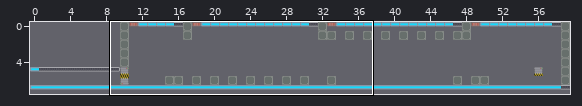
Tiled map, stored at maps/tieldmaps/world3/solo/metalman/09.tmx. The first picture is a wide view before the edit; the outline marks the close-up.
Close-up. First the earlier version:
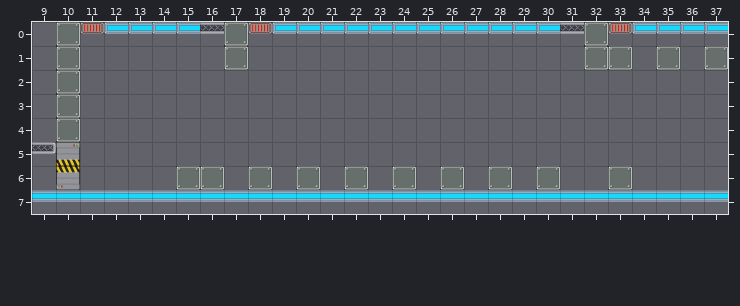
Cells are 64x64 px. Shown: x 9..37, y 0..7. The commit also changed other parts of the map, which this record leaves out.
Once edited:
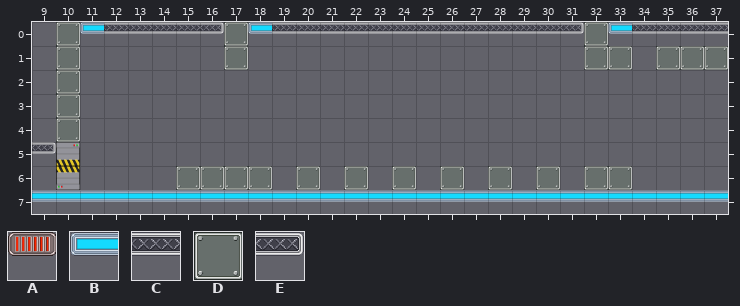
Key: from "alone": A 0; from "left": B 0; from "mid": C 0; from "mur": D 0; from "right": E 0.
_ is an empty cell, . an unchanged one.
From old to new:
--- layer "front"
@@ x 11..37 @@
-0 ABBBBC.ABBBBBBBBBBBBC.ABBBB
-1 ........................._.
+0 BCCCCE.BCCCCCCCCCCCCE.BCCCC
+1 .........................D.
@@ x 17..32 @@
-6 _.............._
+6 D..............D
Pixel boxes of the changes (left, top, right, bottom) in both close-ups:
changed: (80, 22, 224, 34)
changed: (248, 22, 584, 34)
changed: (608, 22, 728, 70)
added: (224, 166, 248, 190)
added: (584, 166, 608, 190)
